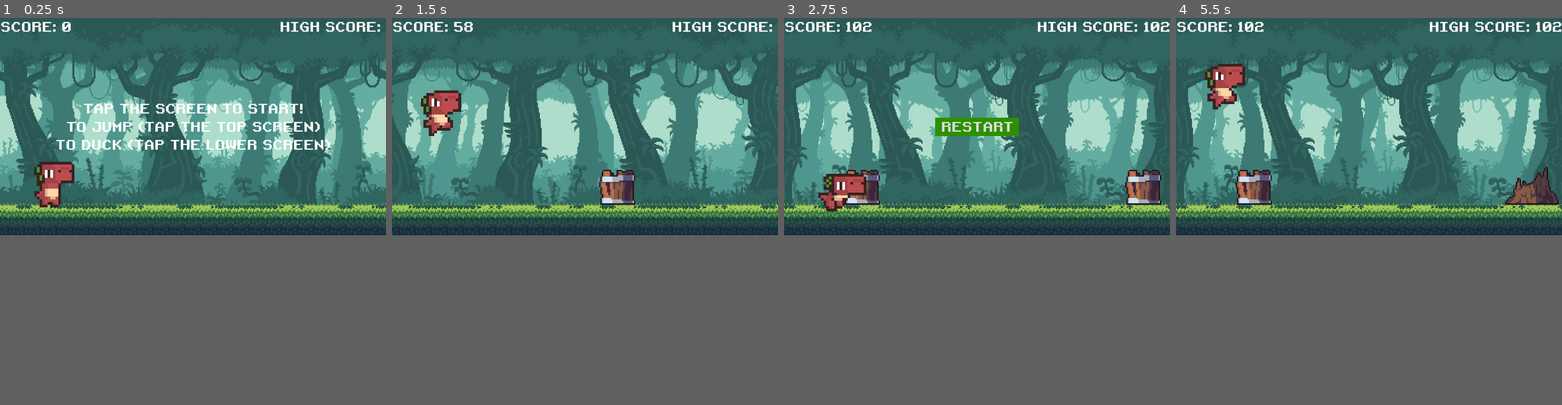
Above: before the commit, frames 1-4 (left to right).
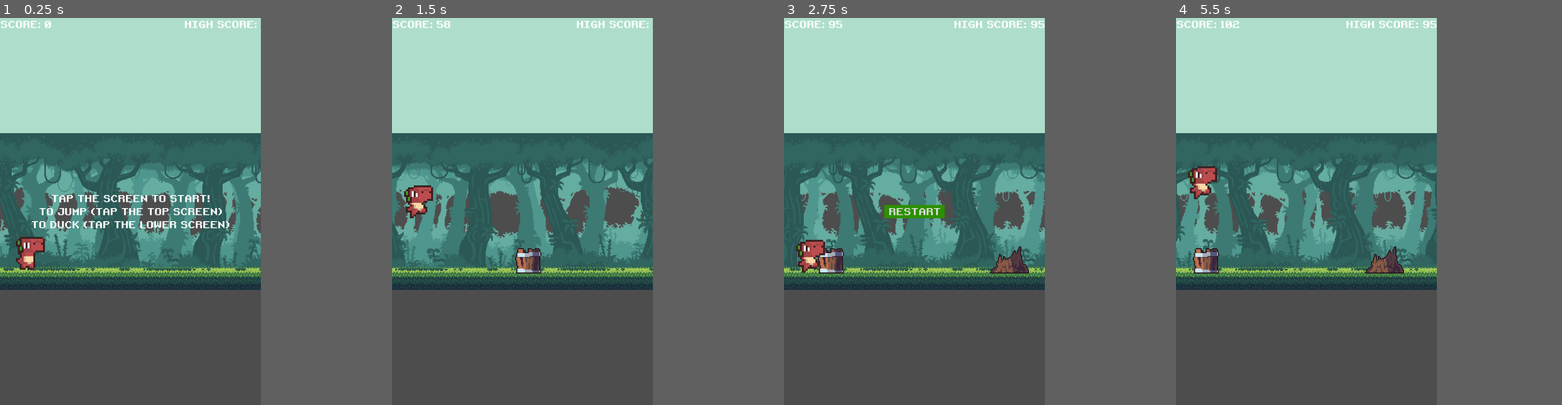
Above: after the commit, the same moments.

Repository: teachermanjeff/redplatformer2025
Game: Godot game, scene res://scenes/main.tscn
The game is run twice, just before and just after one commit, with the same random seed, the same clock (stepped at 60 frames per second) and the same inputs.
Inputs:
- Up to frame 1 (0.25 s): no input
- Up to frame 2 (1.5 s): tap Enter (ui_accept) at 0.5 s; hold Down (duck) 0.53-1.28 s; tap Space (jump) at 0.77 s; tap Down (duck) at 1.35 s
- Up to frame 3 (2.75 s): tap Space (jump) at 1.52 s; hold Down (duck) from 2.03 s (still down)
- Up to frame 4 (5.5 s): release Down (duck) at 2.75 s; click "RESTART" at 2.75 s; tap Down (duck) at 3.6, 5.1 s; tap Space (jump) at 3.77, 4.52, 5.27 s; hold Down (duck) 4.28-5.03 s
The window is 799x449 before the commit and 540x800 after it. Grey fills any space a smaller window leaves; there, only what the larger window draws over its background counts as a difference.

The runs differ from the first frame. In frame 1, 51% of the frame differs, in the area x 0-100%, y 0-71%; in frame 2, 50%; in frame 3, 52%; in frame 4, 53%.

Commit message:
pushing screen update

Diff:
--- a/project.godot
+++ b/project.godot
@@ -19,6 +19,11 @@
 
 globals="*res://globals.gd"
 
+[display]
+
+window/size/viewport_width=1080
+window/size/viewport_height=1920
+
 [input]
 
 jump={
--- a/scenes/main.gd
+++ b/scenes/main.gd
@@ -104,7 +104,8 @@
 			var obs_height = obs.get_node("Sprite2D").texture.get_height()
 			var obs_scale = obs.get_node("Sprite2D").scale
 			var obs_x : int = screen_size.x + score + 100 + (i * 100)
-			var obs_y : int = screen_size.y - ground_height - (obs_height * obs_scale.y / 2) + 5
+			var ground_y = DINO_START_POS.y + 100 #screen_size.y - ground_height - this is old
+			var obs_y : int = ground_y - (obs_height * obs_scale.y / 2) - 5
 			last_obs = obs
 			add_obs(obs, obs_x, obs_y)
 		#additionally random chance to spawn a bird
--- a/scenes/main2.gd
+++ b/scenes/main2.gd
@@ -103,7 +103,8 @@
 			var obs_height = obs.get_node("Sprite2D").texture.get_height()
 			var obs_scale = obs.get_node("Sprite2D").scale
 			var obs_x : int = screen_size.x + score + 100 + (i * 100)
-			var obs_y : int = screen_size.y - ground_height - (obs_height * obs_scale.y / 2) + 5
+			var ground_y = DINO_START_POS.y + 100 #screen_size.y - ground_height - this is old
+			var obs_y : int = ground_y - (obs_height * obs_scale.y / 2) - 5
 			last_obs = obs
 			add_obs(obs, obs_x, obs_y)
 		#additionally random chance to spawn a bird
